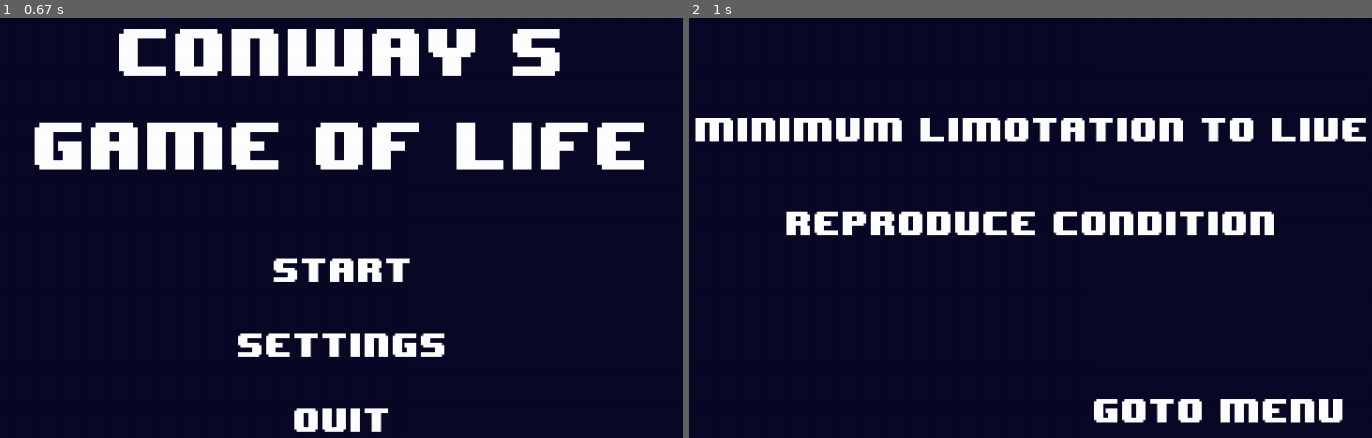
Above: before the commit, frames 1-2 (left to right).
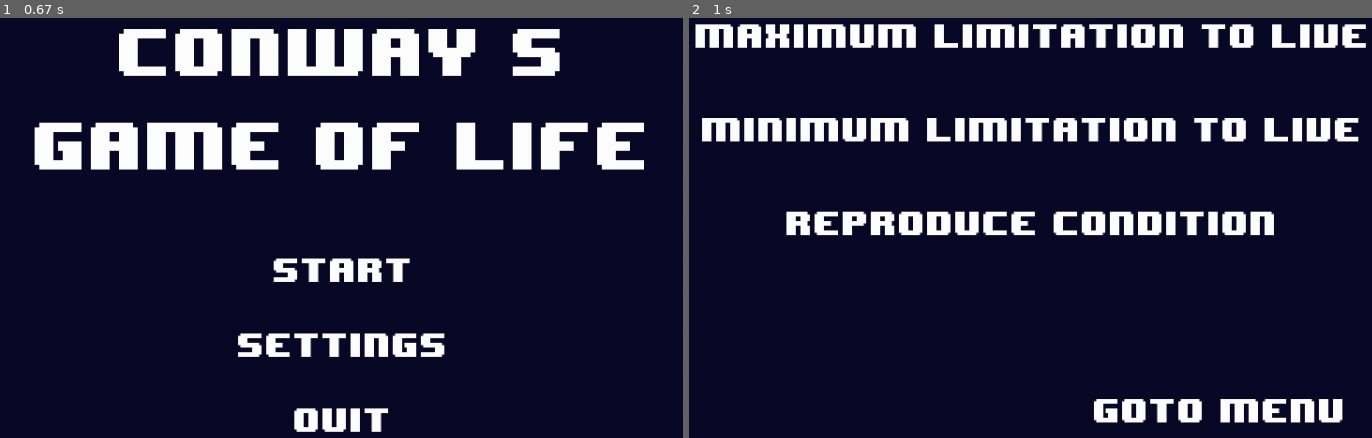
Above: after the commit, the same moments.

Repository: Almond0629/Conways-Game-of-Life
Game: pygame game, started from main.py
Two runs of this game, one before a commit and one after it. Both use one fixed random seed, a clock stepped at 60 frames per second and the inputs below.
Inputs (mouse positions are in pixels of both pictures, inside the frame that each line leads up to):
- Up to frame 1 (0.67 s): no input
- Up to frame 2 (1 s): click (1119, 333) at 0.88 s

Frame 1 is identical in both runs. In frame 2, 7.4% of the frame differs, in the area x 0-100%, y 1-30%.

Commit message:
update settings

Diff:
--- a/menu.py
+++ b/menu.py
@@ -65,8 +65,8 @@
         self.x = self.w/2
         self.y = self.h/2
         self.fontsize = 30
-        self.max_num_alive_setbutton = Button(self.x, self.y-200, 'Maximum limitaion to live', self.fontsize)
-        self.max_num_alive_setbutton = Button(self.x, self.y-100, 'Minimum limotation to live', self.fontsize)
+        self.max_num_alive_setbutton = Button(self.x, self.y-200, 'Maximum limitation to live', self.fontsize)
+        self.min_num_alive_setbutton = Button(self.x, self.y-100, 'Minimum limitation to live', self.fontsize)
         self.num_repro_setbutton = Button(self.x, self.y, 'Reproduce condition', self.fontsize)
         self.goto_menu_button = Button(self.x+200, self.y+200, 'Goto menu', self.fontsize)
 
@@ -84,7 +84,7 @@
                     if self.goto_menu_button.on(mouse_pos):
                         self.goto_menu = True
             self.max_num_alive_setbutton.draw(self.display)
-            self.max_num_alive_setbutton.draw(self.display)
+            self.min_num_alive_setbutton.draw(self.display)
             self.num_repro_setbutton.draw(self.display)
             self.goto_menu_button.draw(self.display)
             self.blit_screen()
